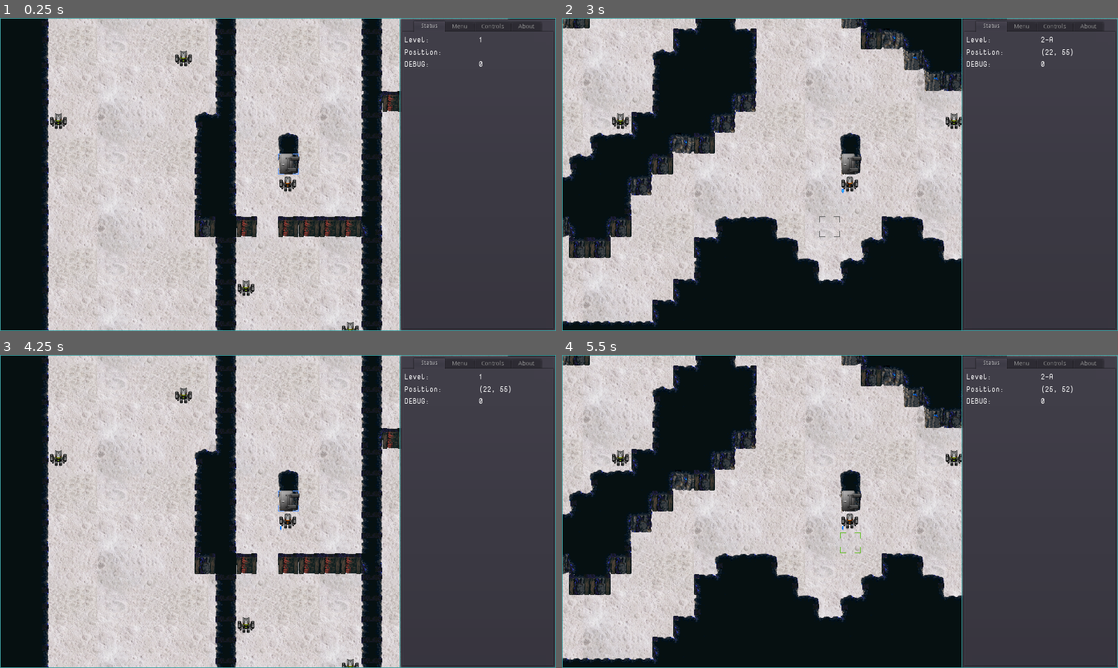
Above: before the commit, frames 1-4 (two rows, left to right).
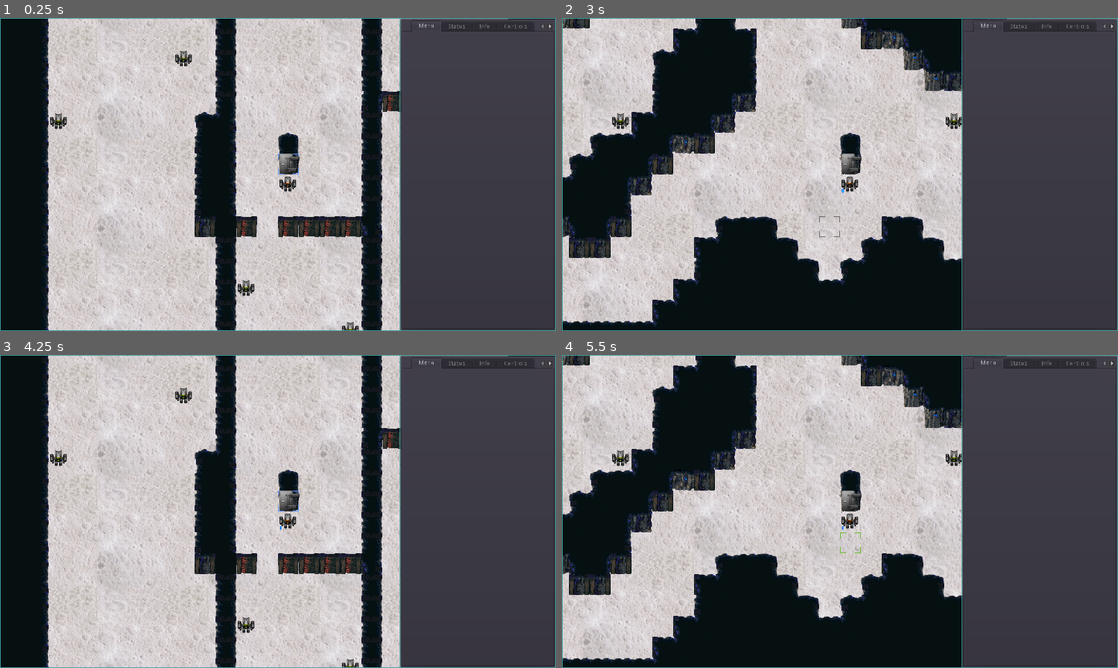
Above: after the commit, the same moments.

Repository: sarrowsmith/quasidroid
Game: Godot game, scene res://Main.tscn
Two runs of this game, one before a commit and one after it. Both use one fixed random seed, a clock stepped at 60 frames per second and the inputs below.
Inputs (mouse positions are in pixels of both pictures, inside the frame that each line leads up to):
- Up to frame 1 (0.25 s): no input
- Up to frame 2 (3 s): tap Enter at 0.5 s; move the mouse to (962, 158) at 0.52 s; hold D (cursor_right) 0.53-1.28 s; tap U at 0.6 s; click (962, 158) at 0.67 s; tap Delete (map_reset) at 1.25, 2, 2.75 s; move the mouse to (728, 190) at 1.27 s; hold S (cursor_down) 1.28-2.03 s; tap O at 1.35 s; move the mouse to (895, 105) at 2.02 s; hold D (cursor_right) 2.03-2.78 s; tap P at 2.1 s; move the mouse to (812, 237) at 2.77 s; hold W (cursor_up) from 2.78 s (still down); tap Z at 2.85 s; click (812, 237) at 2.92 s
- Up to frame 3 (4.25 s): tap Delete (map_reset) at 3.5 s; move the mouse to (444, 558) at 3.52 s; release W (cursor_up) at 3.53 s; hold A (cursor_left) from 3.53 s (still down); tap U at 3.6 s
- Up to frame 4 (5.5 s): tap Delete (map_reset) at 4.25 s; move the mouse to (673, 464) at 4.27 s; tap O at 4.35 s; move the mouse to (867, 511) at 5.02 s; release A (cursor_left) at 5.03 s; hold S (cursor_down) from 5.03 s (still down); tap P at 5.1 s; click (867, 511) at 5.17 s

The runs differ from the first frame. In frame 1, 0.2% of the frame differs, in the area x 10-100%, y 1-100%; in frame 2, 0.3%, in the area x 51-100%, y 1-54%; in frame 3, 0.3%; in frame 4, 0.3%.
Error after the commit: Attempt to call function 'set_value' in base 'null instance' on a null instance. (res://World.gd:34)

Commit message:
Weapons fire sometimes works

Diff:
--- a/Main.tscn
+++ b/Main.tscn
@@ -11,6 +11,7 @@
 
 [node name="World" parent="." instance=ExtResource( 1 )]
 status_path = NodePath("../View/Panel/VSplitContainer/TabContainer/Status")
+info_path = NodePath("../View/Panel/VSplitContainer/TabContainer/Info")
 
 [node name="ColorRectBottom" type="ColorRect" parent="."]
 anchor_top = 1.0
@@ -78,7 +79,18 @@
 size_flags_horizontal = 3
 size_flags_vertical = 3
 
+[node name="Menu" type="VBoxContainer" parent="View/Panel/VSplitContainer/TabContainer"]
+anchor_right = 1.0
+anchor_bottom = 1.0
+margin_left = 4.0
+margin_top = 32.0
+margin_right = -4.0
+margin_bottom = -4.0
+size_flags_horizontal = 3
+size_flags_vertical = 3
+
 [node name="Status" type="VBoxContainer" parent="View/Panel/VSplitContainer/TabContainer"]
+visible = false
 anchor_right = 1.0
 anchor_bottom = 1.0
 margin_left = 4.0
@@ -101,23 +113,32 @@
 margin_bottom = 50.0
 label = "Position:"
 
-[node name="DEBUG" parent="View/Panel/VSplitContainer/TabContainer/Status" instance=ExtResource( 5 )]
-margin_top = 54.0
-margin_right = 338.0
-margin_bottom = 77.0
-label = "DEBUG:"
-default = "0"
-
-[node name="Menu" type="VBoxContainer" parent="View/Panel/VSplitContainer/TabContainer"]
-visible = false
-anchor_right = 1.0
-anchor_bottom = 1.0
-margin_left = 4.0
-margin_top = 32.0
-margin_right = -4.0
-margin_bottom = -4.0
-size_flags_horizontal = 3
-size_flags_vertical = 3
+[node name="Info" type="VBoxContainer" parent="View/Panel/VSplitContainer/TabContainer"]
+visible = false
+anchor_right = 1.0
+anchor_bottom = 1.0
+margin_left = 4.0
+margin_top = 32.0
+margin_right = -4.0
+margin_bottom = -4.0
+size_flags_horizontal = 3
+size_flags_vertical = 3
+
+[node name="RichTextLabel" type="RichTextLabel" parent="View/Panel/VSplitContainer/TabContainer/Info"]
+margin_right = 338.0
+margin_bottom = 670.0
+rect_clip_content = false
+focus_mode = 2
+size_flags_horizontal = 3
+size_flags_vertical = 3
+custom_fonts/mono_font = ExtResource( 3 )
+custom_fonts/bold_italics_font = ExtResource( 3 )
+custom_fonts/italics_font = ExtResource( 3 )
+custom_fonts/bold_font = ExtResource( 3 )
+custom_fonts/normal_font = ExtResource( 3 )
+bbcode_enabled = true
+fit_content_height = true
+selection_enabled = true
 
 [node name="Controls" type="VBoxContainer" parent="View/Panel/VSplitContainer/TabContainer"]
 visible = false
--- a/World.gd
+++ b/World.gd
@@ -4,8 +4,10 @@
 export(int) var world_seed
 export(Vector2) var world_size = Vector2(2880, 2880)
 export(NodePath) var status_path
+export(NodePath) var info_path
 
 onready var status_box = get_node(status_path)
+onready var info_box = get_node(info_path)
 onready var active_level = $Level
 
 
--- a/robots/Player.gd
+++ b/robots/Player.gd
@@ -11,13 +11,18 @@
 	base = "0"
 	equipment["weapon"] = "Plasma"
 	turn()
-	equip(equipped)
 
 
 func _process(delta):
 	._process(delta)
 	if state == State.WAIT:
 		emit_signal("move", position)
+
+
+func turn():
+	.turn()
+	equipped = false
+	equip(equipped)
 
 
 func change_level(level):
--- a/robots/Robot.gd
+++ b/robots/Robot.gd
@@ -13,12 +13,15 @@
 var destination = Vector2.ZERO
 var sprite = null
 var weapon = null
+var fire = Vector2.ZERO
 var equipment = {
 	weapon = null,
-	extras = []
+	extras = [],
 }
 var stats = {
-	move = 1
+	move = 1,
+	weapon = 12,
+	sight = 12,
 }
 var moves = 0
 var state = State.DEAD
@@ -29,6 +32,7 @@
 		return
 	if mode == "Move":
 		level.world.set_value("Position", location)
+		position += facing
 		if position == level.location_to_position(destination):
 			location = destination
 			mode = "Idle"
@@ -37,8 +41,20 @@
 				state = State.DONE
 			level.set_cursor()
 			return
-		position += facing
 	if firing == "Fire":
+		weapon.position += facing
+		var target = level.position_to_location(weapon.global_position)
+		if level.position_to_location(weapon.position) == fire:
+			return
+		fire = target
+		match level.location_type(fire):
+			Level.Type.FLOOR:
+				if position.distance_squared_to(weapon.position) > stats["weapon"] * stats["weapon"]:
+					return
+		firing = "Idle"
+		weapon.position = position
+		fire = location
+		equip(true)
 		if not moves:
 			state = State.DONE
 
@@ -101,8 +117,9 @@
 
 func fire(direction):
 	facing = direction
-	var target = location + direction
 	firing = "Fire"
+	fire = location + direction
+	weapon.position = level.location_to_position(fire)
 	state = State.WAIT
 	moves -= 1
-	equip(false)
+	equip(true)
--- a/robots/Robots.tscn
+++ b/robots/Robots.tscn
@@ -1174,7 +1174,6 @@
 [node name="Down" type="AnimatedSprite" parent="0/Idle"]
 visible = false
 frames = SubResource( 9 )
-frame = 4
 playing = true
 centered = false
 
@@ -1187,14 +1186,13 @@
 [node name="Left" type="AnimatedSprite" parent="0/Idle"]
 visible = false
 frames = SubResource( 19 )
-frame = 1
+frame = 5
 playing = true
 centered = false
 
 [node name="Right" type="AnimatedSprite" parent="0/Idle"]
 visible = false
 frames = SubResource( 28 )
-frame = 4
 playing = true
 centered = false
 
@@ -1217,12 +1215,14 @@
 [node name="Left" type="AnimatedSprite" parent="0/Move"]
 visible = false
 frames = SubResource( 42 )
+frame = 1
 playing = true
 centered = false
 
 [node name="Right" type="AnimatedSprite" parent="0/Move"]
 visible = false
 frames = SubResource( 46 )
+frame = 1
 playing = true
 centered = false
 
@@ -1233,6 +1233,7 @@
 [node name="Down" type="AnimatedSprite" parent="2/Idle"]
 visible = false
 frames = SubResource( 55 )
+frame = 4
 playing = true
 centered = false
 
@@ -1245,12 +1246,14 @@
 [node name="Left" type="AnimatedSprite" parent="2/Idle"]
 visible = false
 frames = SubResource( 65 )
+frame = 4
 playing = true
 centered = false
 
 [node name="Right" type="AnimatedSprite" parent="2/Idle"]
 visible = false
 frames = SubResource( 74 )
+frame = 4
 playing = true
 centered = false
 
@@ -1271,14 +1274,12 @@
 [node name="Left" type="AnimatedSprite" parent="2/Move"]
 visible = false
 frames = SubResource( 88 )
-frame = 2
 playing = true
 centered = false
 
 [node name="Right" type="AnimatedSprite" parent="2/Move"]
 visible = false
 frames = SubResource( 92 )
-frame = 2
 playing = true
 centered = false
 
@@ -1289,7 +1290,7 @@
 [node name="Down" type="AnimatedSprite" parent="0-X/Idle"]
 visible = false
 frames = SubResource( 101 )
-frame = 5
+frame = 1
 playing = true
 centered = false
 
@@ -1302,14 +1303,13 @@
 [node name="Left" type="AnimatedSprite" parent="0-X/Idle"]
 visible = false
 frames = SubResource( 111 )
-frame = 2
+frame = 6
 playing = true
 centered = false
 
 [node name="Right" type="AnimatedSprite" parent="0-X/Idle"]
 visible = false
 frames = SubResource( 120 )
-frame = 4
 playing = true
 centered = false
 
@@ -1330,14 +1330,12 @@
 [node name="Left" type="AnimatedSprite" parent="0-X/Move"]
 visible = false
 frames = SubResource( 134 )
-frame = 2
 playing = true
 centered = false
 
 [node name="Right" type="AnimatedSprite" parent="0-X/Move"]
 visible = false
 frames = SubResource( 138 )
-frame = 2
 playing = true
 centered = false
 
@@ -1348,7 +1346,6 @@
 [node name="Down" type="AnimatedSprite" parent="2-X/Idle"]
 visible = false
 frames = SubResource( 147 )
-frame = 4
 playing = true
 centered = false
 
@@ -1361,14 +1358,14 @@
 [node name="Left" type="AnimatedSprite" parent="2-X/Idle"]
 visible = false
 frames = SubResource( 157 )
-frame = 2
+frame = 6
 playing = true
 centered = false
 
 [node name="Right" type="AnimatedSprite" parent="2-X/Idle"]
 visible = false
 frames = SubResource( 166 )
-frame = 3
+frame = 7
 playing = true
 centered = false
 
@@ -1391,52 +1388,50 @@
 [node name="Left" type="AnimatedSprite" parent="2-X/Move"]
 visible = false
 frames = SubResource( 180 )
+frame = 2
+playing = true
+centered = false
+
+[node name="Right" type="AnimatedSprite" parent="2-X/Move"]
+visible = false
+frames = SubResource( 184 )
+frame = 2
+playing = true
+centered = false
+
+[node name="Dead-X" type="AnimatedSprite" parent="."]
+visible = false
+frames = SubResource( 186 )
+centered = false
+
+[node name="Dead" type="AnimatedSprite" parent="."]
+visible = false
+frames = SubResource( 187 )
+centered = false
+
+[node name="Hit" type="Node2D" parent="."]
+
+[node name="Down" type="AnimatedSprite" parent="Hit"]
+visible = false
+frames = SubResource( 191 )
+playing = true
+centered = false
+
+[node name="Up" type="AnimatedSprite" parent="Hit"]
+visible = false
+frames = SubResource( 195 )
+playing = true
+centered = false
+
+[node name="Left" type="AnimatedSprite" parent="Hit"]
+visible = false
+frames = SubResource( 199 )
 frame = 1
 playing = true
 centered = false
 
-[node name="Right" type="AnimatedSprite" parent="2-X/Move"]
-visible = false
-frames = SubResource( 184 )
-frame = 1
-playing = true
-centered = false
-
-[node name="Dead-X" type="AnimatedSprite" parent="."]
-visible = false
-frames = SubResource( 186 )
-centered = false
-
-[node name="Dead" type="AnimatedSprite" parent="."]
-visible = false
-frames = SubResource( 187 )
-centered = false
-
-[node name="Hit" type="Node2D" parent="."]
-
-[node name="Down" type="AnimatedSprite" parent="Hit"]
-visible = false
-frames = SubResource( 191 )
-frame = 2
-playing = true
-centered = false
-
-[node name="Up" type="AnimatedSprite" parent="Hit"]
-visible = false
-frames = SubResource( 195 )
-frame = 2
-playing = true
-centered = false
-
-[node name="Left" type="AnimatedSprite" parent="Hit"]
-visible = false
-frames = SubResource( 199 )
-playing = true
-centered = false
-
 [node name="Right" type="AnimatedSprite" parent="Hit"]
 visible = false
 frames = SubResource( 203 )
-frame = 2
-playing = true
-centered = false
+playing = true
+centered = false
